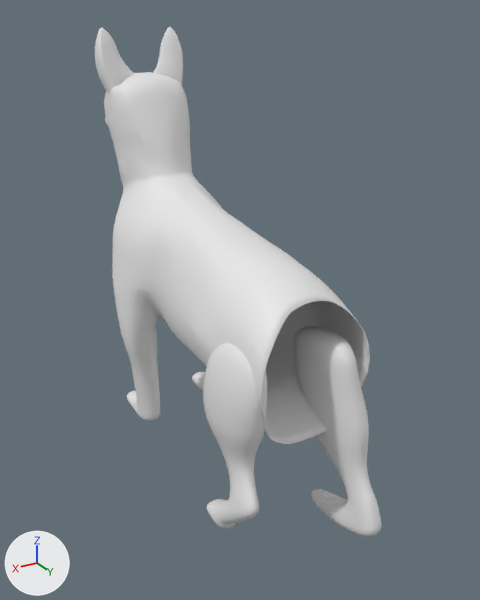
One commit to the Blender file German Shepherd Dog.blend: the scene before it, then after it.
Rendered twice from a 50 mm lens placed at (5.3, 11.66, 7.86), pointed at (-0.37, 2.2, 3.13). Lighting does not change. The marker at lower left points along +X, +Y and +Z.

The first picture shows 'Back Legs_Left.001', 'Dog', 'Right'.
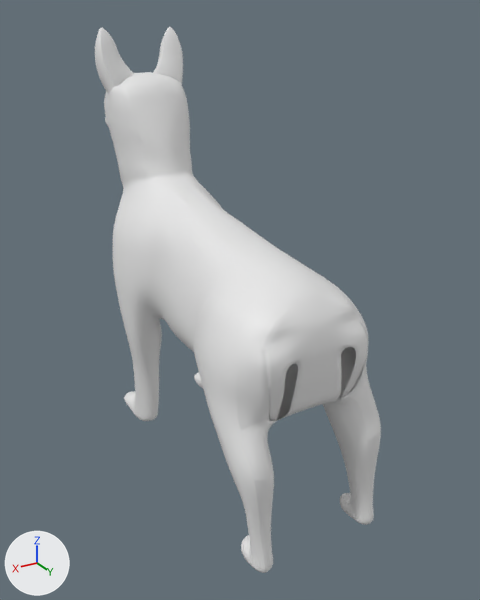
Commit message: sTARTING THE tAIL

Scene script edits in JSON lines:
```json
{"block": "me_plane_001", "where": "# used by ob_dog; location = (-0.03, -2.49, 5.59); rotation_euler = (1.571, 0.0, 3.142), in degrees (90, 0, 180); scale = (0.173, 0.158, 0.158)"}
{"op": "remove", "block": "me_plane_001", "code": "me_plane_001.from_pydata(...)  # 618 vertices, 563 faces; spans x -7.8..0.0, y -35.6..13.2, z -0.4..47.4"}
{"op": "add", "block": "me_plane_001", "code": "me_plane_001.from_pydata(...)  # 757 vertices, 693 faces; spans x -8.2..0.0, y -35.4..13.2, z -0.4..49.6"}
{"block": "me_plane_001", "change": "me_plane_001 part 1: 119 vertices moved from x -7.8..0.0, y -35.6..-9.1, z 11.9..43.9 to x -7.3..0.0, y -35.3..-8.9, z 12.2..42.9; 20 vertices removed from x -5.8..0.0, y -24.0..-8.5, z 37.0..47.4; 159 vertices added at x -8.2..0.0, y -35.4..-8.5, z 37.2..49.6"}
{"op": "set", "path": "ob_right.location", "old": "(-0.68, 5.58, 0.21)", "new": "(-1.07, 5.58, 0.21)"}
{"op": "add", "block": "ob_right", "code": "ob_right.hide_set(True)"}
{"op": "set", "path": "ob_back_legs_left_001.location", "old": "(0.68, 4.23, -0.08)", "new": "(0.78, 4.23, -0.08)"}
{"op": "add", "block": "ob_back_legs_left_001", "code": "ob_back_legs_left_001.hide_set(True)"}
```

Location of each change, [x1, y1, x2, y2] in pixels of the pictures (480 x 600 px; the box of a moved part takes in the faces that stretch with it):
```json
{"object": "Dog", "change": "reshaped", "before": [95, 27, 370, 444], "after": [95, 27, 381, 573], "on screen": "31% taller"}
{"object": "Right", "change": "hidden", "before": [293, 326, 382, 536]}
{"object": "Back Legs_Left.001", "change": "hidden", "before": [203, 343, 267, 528]}
{"part": 1, "of": "me_plane_001", "change": "moved or reshaped", "before": [112, 237, 370, 444], "after": [114, 237, 381, 573]}
```
